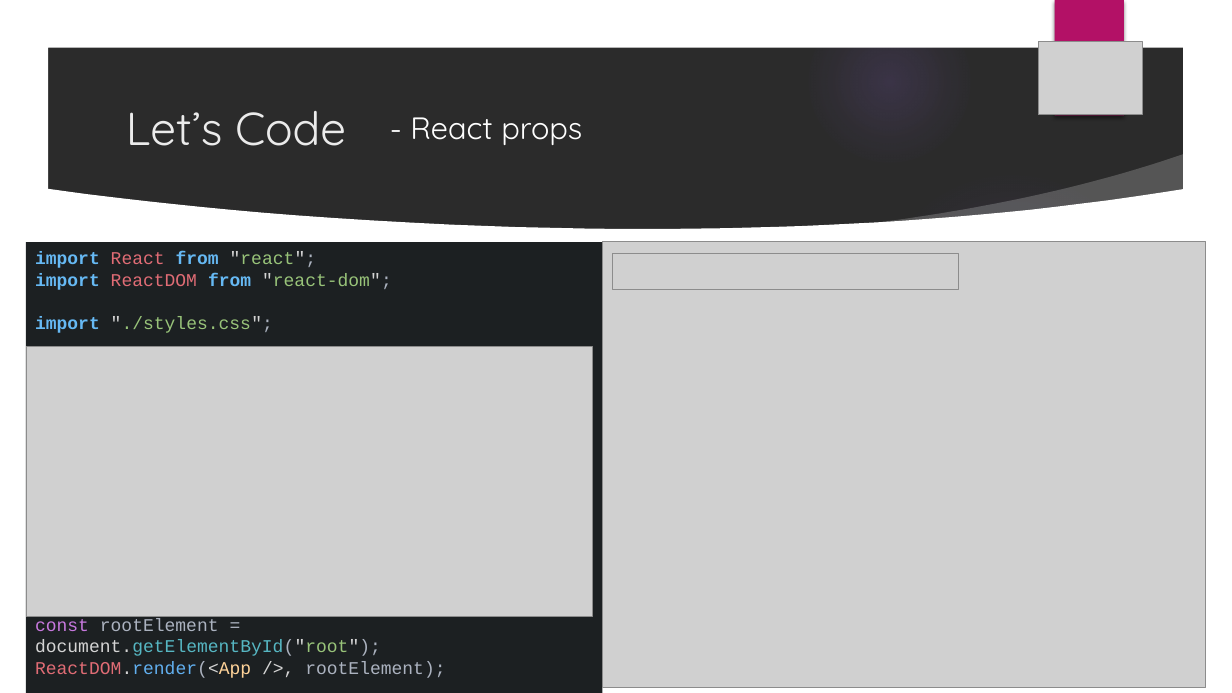
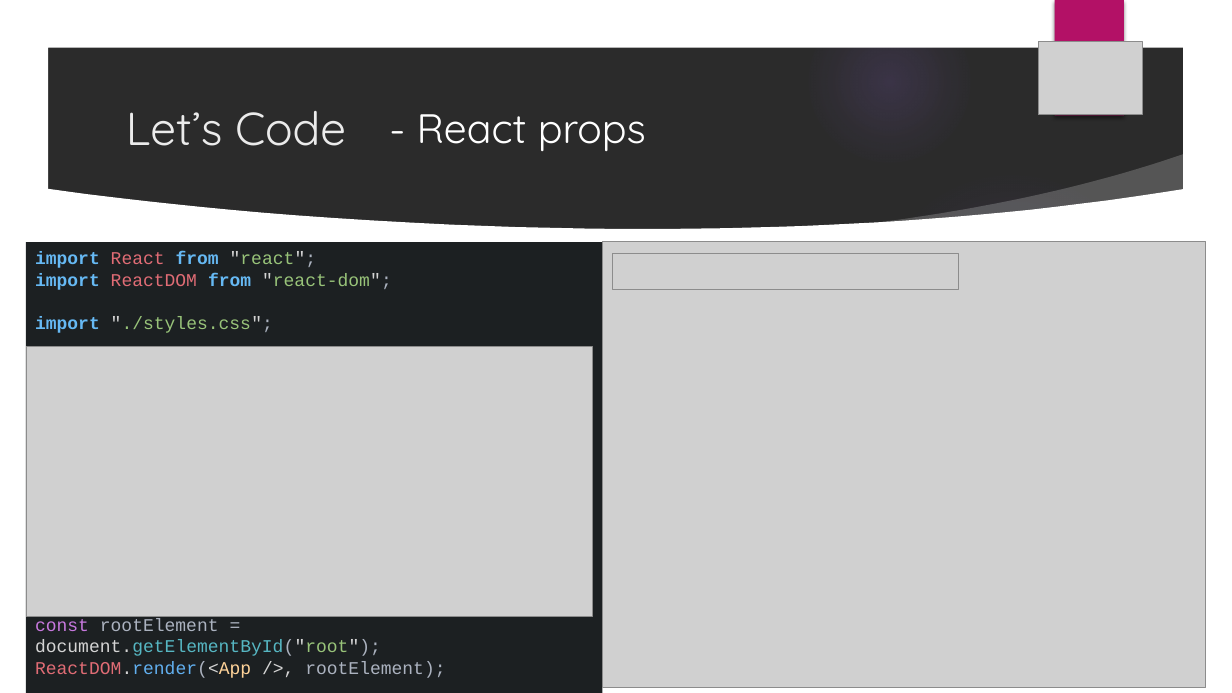
Before and after one commit to mikehn/react-slider-puzzle, a slide deck: slide 22 of React_SWPC_Workshop.pptx. Drawn at 1232x693 pixels with LibreOffice and Linux fonts; fonts in the diff are those of the drawing; grey boxes stand for pictures; background and template pictures are left out; a plain dark background stands for a picture behind light text. Boxes give left, top, right and bottom in pixels: in the first picture for what was removed or moved away, otherwise in the second. Text is boxed around its words. In the diff, an @@ line names an element or a change of style, - is before the commit and + after.

```diff
--- a/React_SWPC_Workshop.pptx
+++ b/React_SWPC_Workshop.pptx
@@ text "- React props" at <box>417,114,646,151</box>: size 24 to 32 pt @@
```
Also in this commit, not shown: 7 other slides changed.
